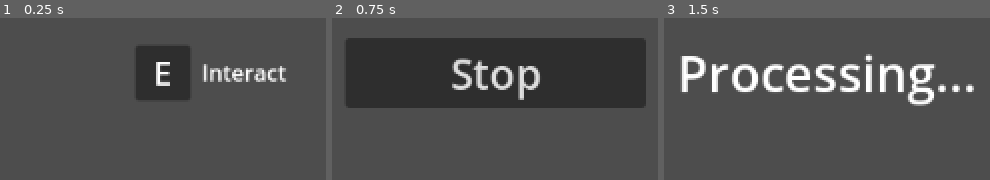
Above: before the commit, frames 1-3 (left to right).
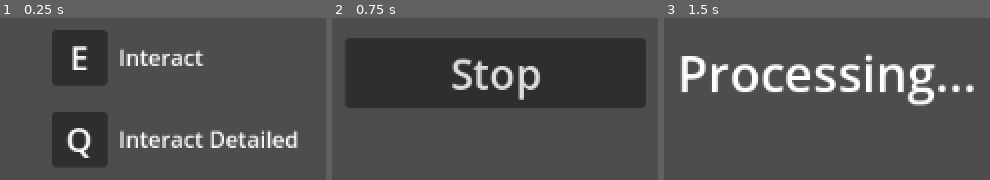
Above: after the commit, the same moments.

Repository: Skyvastern/the-aspiring-deva
Game: Godot game, scene res://main/main.tscn
The game is run twice, just before and just after one commit, with the same random seed, the same clock (stepped at 60 frames per second) and the same inputs.
Inputs:
- Up to frame 1 (0.25 s): no input
- Up to frame 2 (0.75 s): tap Enter at 0.5 s; tap E (interact) at 0.6 s
- Up to frame 3 (1.5 s): tap Q (interact_detailed, bound only after the commit) at 0.8 s; click "Stop" at 1.25 s

The runs differ from the first frame. In frame 1, 22% of the frame differs, in the area x 15-92%, y 7-92%; in frame 2, nothing differs; in frame 3, nothing differs.
Error in both runs: Trying to assign value of type 'Nil' to a variable of type 'Dictionary'. (res://main/api/speech_to_speech_api/speech_to_speech_api.gd:23)

Commit message:
Update audio_record and npc_speak, and add them in npc_interact

Diff:
--- a/frontend/main/api/speech_to_text_api/speech_to_text_api.gd
+++ b/frontend/main/api/speech_to_text_api/speech_to_text_api.gd
@@ -9,10 +9,11 @@
 	request_completed.connect(_on_request_completed)
 
 
-func make_request(audio_base64: String) -> void:
+func make_request(audio_base64: String, history: Array) -> void:
 	var headers: PackedStringArray = ["Content-Type: application/json"]
 	var request_payload: String = JSON.stringify({
-		"audio_base64": audio_base64
+		"audio_base64": audio_base64,
+		"history": history
 	})
 
 	request(URL, headers, HTTPClient.METHOD_POST, request_payload)
--- a/frontend/main/api/text_to_speech_api/text_to_speech_api.gd
+++ b/frontend/main/api/text_to_speech_api/text_to_speech_api.gd
@@ -3,7 +3,6 @@
 
 signal processed
 const URL: String = "http://127.0.0.1:8000/text-to-speech/"
-const OGG_PATH: String = "C:\\Users\\Arpit Srivastava\\Desktop\\Audio\\output.ogg"
 
 
 func _ready() -> void:
@@ -21,7 +20,5 @@
 
 
 func _on_request_completed(_result: int, _response_code: int, _headers: PackedStringArray, body: PackedByteArray) -> void:
-	Global.save_file_to_disk(body, OGG_PATH)
-	var audio_stream: AudioStreamOggVorbis = AudioStreamOggVorbis.load_from_file(OGG_PATH)
-
+	var audio_stream: AudioStreamOggVorbis = AudioStreamOggVorbis.load_from_buffer(body)
 	processed.emit(audio_stream)
--- a/frontend/main/api/textgen_api/textgen_api.gd
+++ b/frontend/main/api/textgen_api/textgen_api.gd
@@ -9,10 +9,11 @@
 	request_completed.connect(_on_request_completed)
 
 
-func make_request(question: String) -> void:
+func make_request(question: String, history: Array) -> void:
 	var headers: PackedStringArray = ["Content-Type: application/json"]
 	var request_payload: String = JSON.stringify({
-		"question": question
+		"question": question,
+		"history": history
 	})
 
 	request(URL, headers, HTTPClient.METHOD_POST, request_payload)
--- a/frontend/main/audio_record/audio_record.gd
+++ b/frontend/main/audio_record/audio_record.gd
@@ -35,8 +35,11 @@
 		record_btn.text = "Processing..."
 		record_btn.disabled = true
 
-		_save_to_disk()
-		_perform_speech_to_text()
+		var base64: String = _get_audio_base64()
+		speech_to_text_api.make_request(
+			base64,
+			Global.active_npc.interact.get_history()
+		)
 	else:
 		effect.set_recording_active(true)
 
@@ -55,18 +58,20 @@
 	audio_player.play()
 
 
-func _save_to_disk() -> void:
-	var wav_path: String = "C:\\Users\\Arpit Srivastava\\Desktop\\Audio\\input.wav"
-	recording.save_to_wav(wav_path)
+func _get_audio_base64() -> String:
+	# Save to disk
+	recording.save_to_wav(Global.WAV_PATH)
 
-
-func _perform_speech_to_text() -> void:
-	var audio_file: FileAccess = FileAccess.open("C:\\Users\\Arpit Srivastava\\Desktop\\Audio\\input.wav", FileAccess.READ)
+	# Get data from the file
+	var audio_file: FileAccess = FileAccess.open(Global.WAV_PATH, FileAccess.READ)
 	var audio_data: PackedByteArray = audio_file.get_buffer(audio_file.get_length())
 	audio_file.close()
 
-	var base64: String = Marshalls.raw_to_base64(audio_data)
-	speech_to_text_api.make_request(base64)
+	# Remove the saved file
+	DirAccess.remove_absolute(Global.WAV_PATH)
+
+	# Return base64 audio data
+	return Marshalls.raw_to_base64(audio_data)
 
 
 func _on_speech_to_text_processed(json: Dictionary) -> void:
@@ -79,8 +84,9 @@
 
 
 func _on_ask_btn_pressed() -> void:
-	Global.load_menu(
+	Global.load_scene(
 		self,
+		get_parent(),
 		npc_speak_scene_path,
 		[
 			{
--- a/frontend/main/audio_record_auto/audio_record_auto.gd
+++ b/frontend/main/audio_record_auto/audio_record_auto.gd
@@ -55,16 +55,15 @@
 
 func _get_audio_base64() -> String:
 	# Save to disk
-	const WAV_PATH: String = "user://audio.wav"
-	recording.save_to_wav(WAV_PATH)
+	recording.save_to_wav(Global.WAV_PATH)
 
 	# Get data from the file
-	var audio_file: FileAccess = FileAccess.open(WAV_PATH, FileAccess.READ)
+	var audio_file: FileAccess = FileAccess.open(Global.WAV_PATH, FileAccess.READ)
 	var audio_data: PackedByteArray = audio_file.get_buffer(audio_file.get_length())
 	audio_file.close()
 
 	# Remove the saved file
-	DirAccess.remove_absolute(WAV_PATH)
+	DirAccess.remove_absolute(Global.WAV_PATH)
 
 	# Return base64 audio data
 	return Marshalls.raw_to_base64(audio_data)
--- a/frontend/main/npc/npc_interact/npc_interact.gd
+++ b/frontend/main/npc/npc_interact/npc_interact.gd
@@ -6,6 +6,7 @@
 @export var npc: NPC
 @export var screens: Node
 @export var ui: Control
+@export var audio_record_scene: PackedScene
 @export var audio_record_auto_scene: PackedScene
 
 
@@ -22,6 +23,14 @@
 
 		var audio_record_auto: AudioRecordAuto = audio_record_auto_scene.instantiate()
 		screens.add_child(audio_record_auto)
+
+		Global.active_npc = npc
+
+	elif Input.is_action_just_pressed("interact_detailed"):
+		ui.visible = false
+
+		var audio_record: AudioRecord = audio_record_scene.instantiate()
+		screens.add_child(audio_record)
 
 		Global.active_npc = npc
 
--- a/frontend/main/npc/npc_interact/npc_interact.tscn
+++ b/frontend/main/npc/npc_interact/npc_interact.tscn
@@ -1,13 +1,15 @@
-[gd_scene load_steps=3 format=3 uid="uid://dcqh0x5sbp7oq"]
+[gd_scene load_steps=4 format=3 uid="uid://dcqh0x5sbp7oq"]
 
 [ext_resource type="Script" path="res://main/npc/npc_interact/npc_interact.gd" id="1_fwdf7"]
 [ext_resource type="PackedScene" uid="uid://b36061vqcjy15" path="res://main/audio_record_auto/audio_record_auto.tscn" id="2_dlpq3"]
+[ext_resource type="PackedScene" uid="uid://ctgeu75p213ew" path="res://main/audio_record/audio_record.tscn" id="2_l4hwy"]
 
 [node name="NPC Interact" type="Node" node_paths=PackedStringArray("screens", "ui")]
 script = ExtResource("1_fwdf7")
 background_story = "You are a helpful assistant."
 screens = NodePath("Screens")
 ui = NodePath("UI")
+audio_record_scene = ExtResource("2_l4hwy")
 audio_record_auto_scene = ExtResource("2_dlpq3")
 
 [node name="Screens" type="Node" parent="."]
@@ -20,21 +22,22 @@
 grow_horizontal = 2
 grow_vertical = 2
 
-[node name="Interact Panel" type="Panel" parent="UI"]
+[node name="Interact Prompt" type="Control" parent="UI"]
+anchors_preset = 0
+offset_left = 496.0
+offset_top = 293.0
+offset_right = 616.0
+offset_bottom = 333.0
+
+[node name="Panel" type="Panel" parent="UI/Interact Prompt"]
 layout_mode = 1
-anchors_preset = 8
-anchor_left = 0.5
-anchor_top = 0.5
-anchor_right = 0.5
-anchor_bottom = 0.5
-offset_left = -20.0
-offset_top = -20.0
-offset_right = 20.0
-offset_bottom = 20.0
+anchors_preset = -1
+offset_right = 40.0
+offset_bottom = 40.0
 grow_horizontal = 2
 grow_vertical = 2
 
-[node name="Label" type="Label" parent="UI/Interact Panel"]
+[node name="Label" type="Label" parent="UI/Interact Prompt/Panel"]
 layout_mode = 1
 anchors_preset = 15
 anchor_right = 1.0
@@ -46,10 +49,45 @@
 horizontal_alignment = 1
 vertical_alignment = 1
 
-[node name="Description" type="Label" parent="UI"]
+[node name="Description" type="Label" parent="UI/Interact Prompt"]
 layout_mode = 0
-offset_left = 604.0
-offset_top = 312.0
-offset_right = 665.0
-offset_bottom = 335.0
+offset_left = 48.0
+offset_top = 8.0
+offset_right = 109.0
+offset_bottom = 31.0
 text = "Interact"
+
+[node name="Interact Detailed Prompt" type="Control" parent="UI"]
+anchors_preset = 0
+offset_left = 496.0
+offset_top = 352.0
+offset_right = 689.0
+offset_bottom = 392.0
+
+[node name="Panel" type="Panel" parent="UI/Interact Detailed Prompt"]
+layout_mode = 1
+anchors_preset = -1
+offset_right = 40.0
+offset_bottom = 40.0
+grow_horizontal = 2
+grow_vertical = 2
+
+[node name="Label" type="Label" parent="UI/Interact Detailed Prompt/Panel"]
+layout_mode = 1
+anchors_preset = 15
+anchor_right = 1.0
+anchor_bottom = 1.0
+grow_horizontal = 2
+grow_vertical = 2
+theme_override_font_sizes/font_size = 24
+text = "Q"
+horizontal_alignment = 1
+vertical_alignment = 1
+
+[node name="Description" type="Label" parent="UI/Interact Detailed Prompt"]
+layout_mode = 0
+offset_left = 48.0
+offset_top = 8.0
+offset_right = 109.0
+offset_bottom = 31.0
+text = "Interact Detailed"
--- a/frontend/main/npc/npc_speak/npc_speak.gd
+++ b/frontend/main/npc/npc_speak/npc_speak.gd
@@ -11,7 +11,8 @@
 @export var textgen_api: TextgenAPI
 @export var text_to_speech_api: TextToSpeechAPI
 
-var reply: String = ""
+var player_message: String = ""
+var npc_message: String = ""
 
 
 func _ready() -> void:
@@ -23,8 +24,13 @@
 
 
 func interpret(question: String) -> void:
+	player_message = question
 	npc_response.text = "Interpreting..."
-	textgen_api.make_request(question)
+
+	textgen_api.make_request(
+		player_message,
+		Global.active_npc.interact.get_history()
+	)
 
 
 func speak(value: String) -> void:
@@ -35,13 +41,20 @@
 	audio_player.stream = audio_stream
 	audio_player.play()
 
-	npc_response.text = reply
+	npc_response.text = npc_message
+
+	Global.active_npc.interact.add_player_message(player_message)
+	Global.active_npc.interact.add_npc_message(npc_message)
 
 
 func _on_textgen_api_processed(json: Dictionary) -> void:
-	reply = json["message"]["content"]
-	speak(reply)
+	npc_message = json["message"]
+	speak(npc_message)
 
 
 func _on_continue_btn_pressed() -> void:
-	Global.load_menu(self, audio_record_scene_path)
+	Global.load_scene(
+		self,
+		get_parent(),
+		audio_record_scene_path
+	)
--- a/frontend/main/singletons/global/global.gd
+++ b/frontend/main/singletons/global/global.gd
@@ -1,4 +1,6 @@
 extends Node
+
+const WAV_PATH: String = "user://audio.wav"
 
 var main: Main
 var active_npc: NPC
--- a/frontend/project.godot
+++ b/frontend/project.godot
@@ -30,6 +30,11 @@
 "events": [Object(InputEventKey,"resource_local_to_scene":false,"resource_name":"","device":-1,"window_id":0,"alt_pressed":false,"shift_pressed":false,"ctrl_pressed":false,"meta_pressed":false,"pressed":false,"keycode":0,"physical_keycode":69,"key_label":0,"unicode":101,"echo":false,"script":null)
 ]
 }
+interact_detailed={
+"deadzone": 0.5,
+"events": [Object(InputEventKey,"resource_local_to_scene":false,"resource_name":"","device":-1,"window_id":0,"alt_pressed":false,"shift_pressed":false,"ctrl_pressed":false,"meta_pressed":false,"pressed":false,"keycode":0,"physical_keycode":81,"key_label":0,"unicode":113,"echo":false,"script":null)
+]
+}
 
 [rendering]
 
